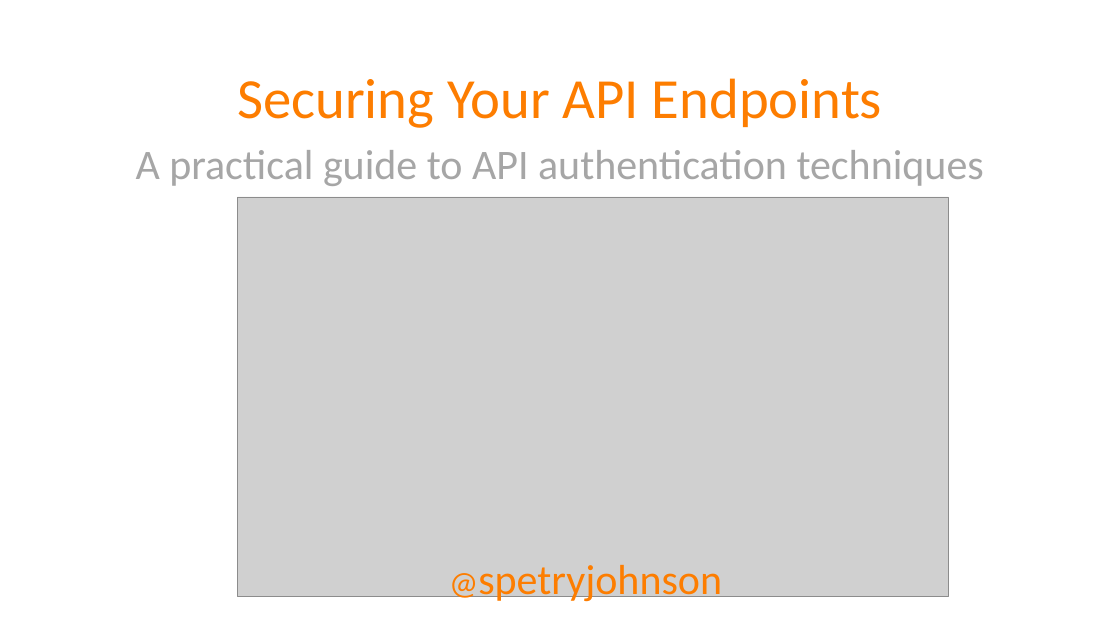
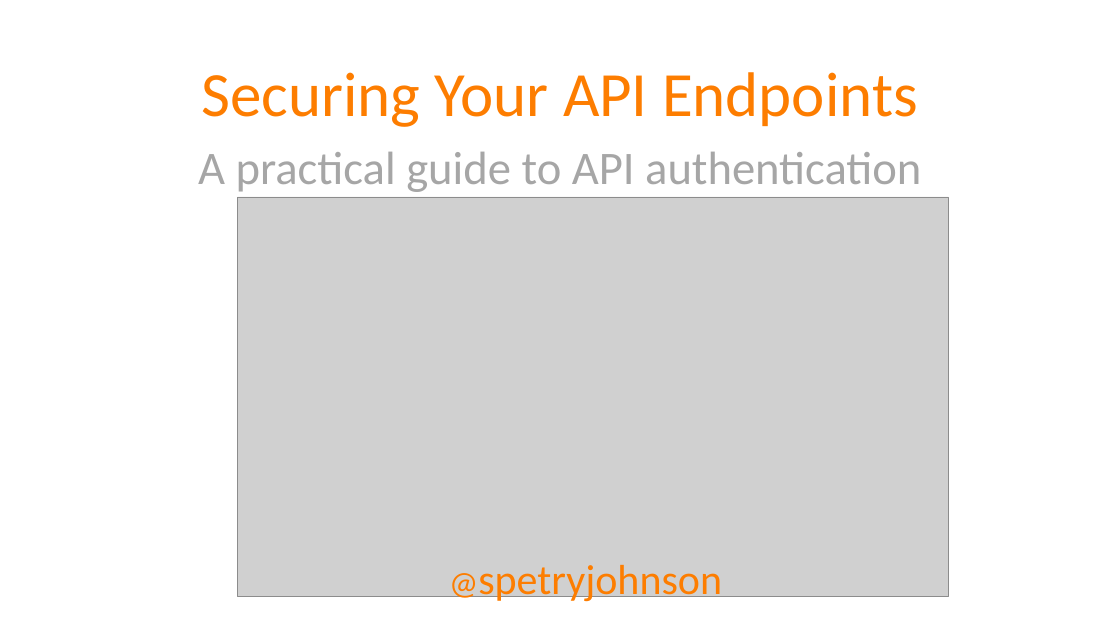
Before and after one commit to spetryjohnson/Securing-Your-API-Endpoints, a slide deck: slide 1 of Securing Your API Endpoints.pptx. Drawn at 1120x630 pixels with LibreOffice and Linux fonts; fonts in the diff are those of the drawing; grey boxes stand for pictures. Boxes give left, top, right and bottom in pixels: in the first picture for what was removed or moved away, otherwise in the second. Text is boxed around its words. In the diff, an @@ line names an element or a change of style, - is before the commit and + after.

```diff
--- a/Securing Your API Endpoints.pptx
+++ b/Securing Your API Endpoints.pptx
@@ title at (198,72,921,192): text changed; size 36 to 40 pt @@
-Securing Your API Endpoints
-A practical guide to API authentication techniques
+Securing Your API Endpoints
+A practical guide to API authentication
```
Also in this commit, not shown: 9 other slides changed, 1 slide removed, 1 other file.
